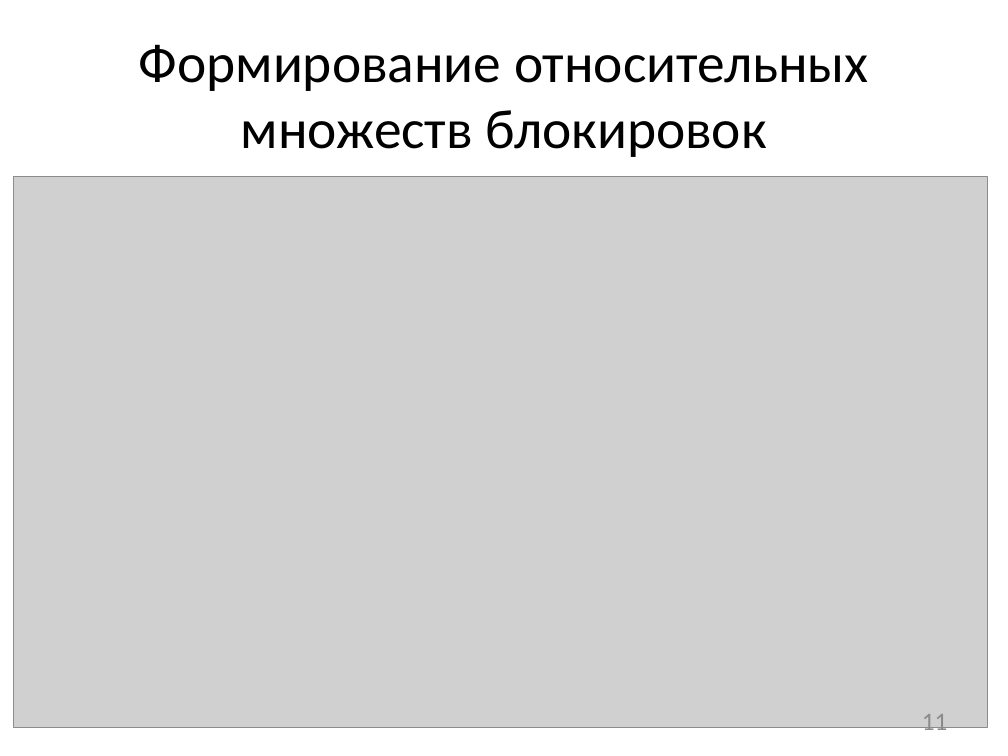
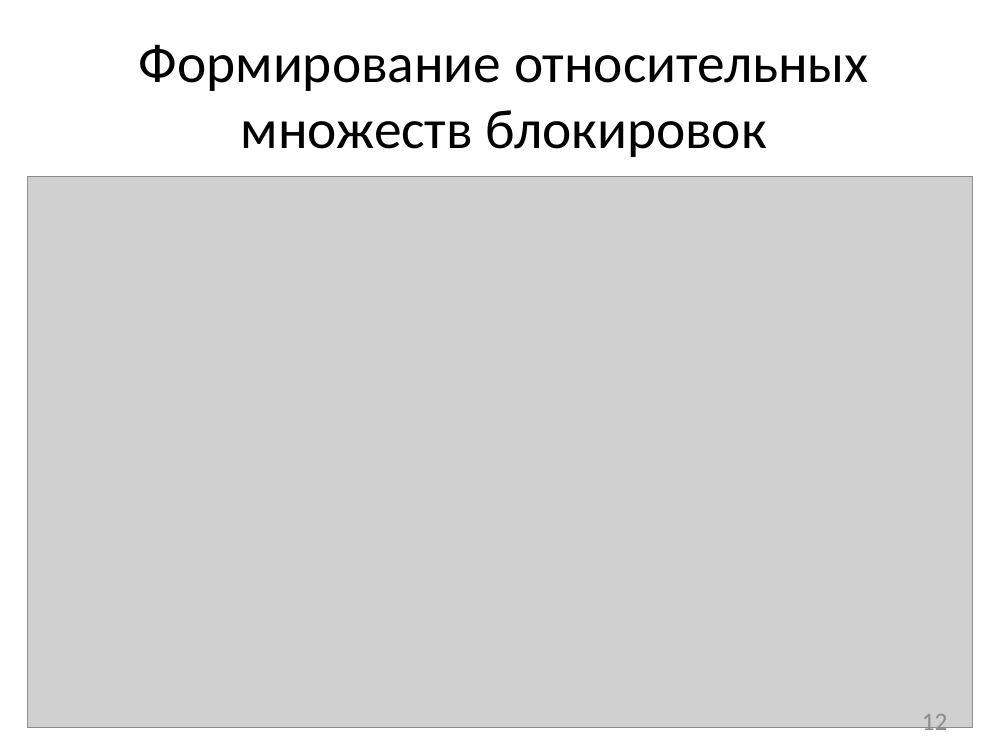
Before and after one commit to afrolovskiy/diplom, a slide deck: slide 12 of presentations/diplom/static race detection.pptx (slide 11 before the commit). Drawn at 1008x756 pixels with LibreOffice and Linux fonts; fonts in the diff are those of the drawing; grey boxes stand for pictures. Boxes give left, top, right and bottom in pixels: in the first picture for what was removed or moved away, otherwise in the second. Text is boxed around its words. In the diff, an @@ line names an element or a change of style, - is before the commit and + after.

```diff
--- a/presentations/diplom/static race detection.pptx
+++ b/presentations/diplom/static race detection.pptx
@@ picture: place and size @@
-picture at [13,176,987,727]
+picture at [28,176,973,727]
@@ page number at [922,714,948,737]: text changed @@
-11
+12
```
Also in this commit, not shown: 2 other slides changed, 1 slide added, 2 other files.
